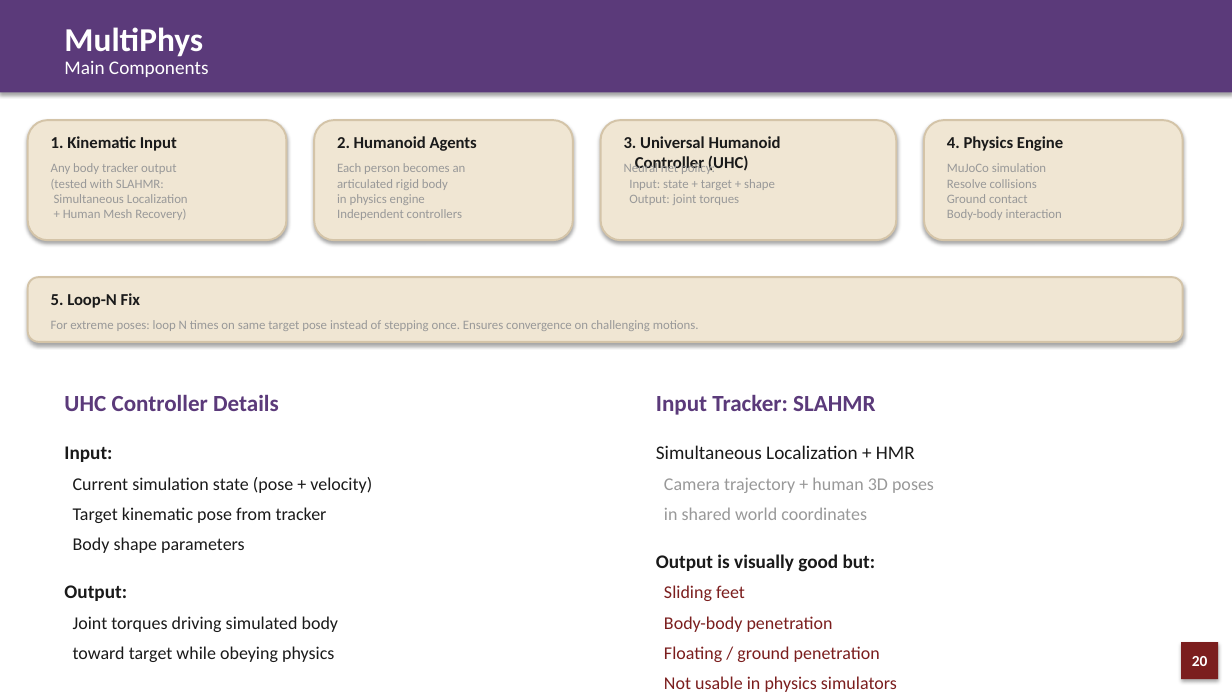
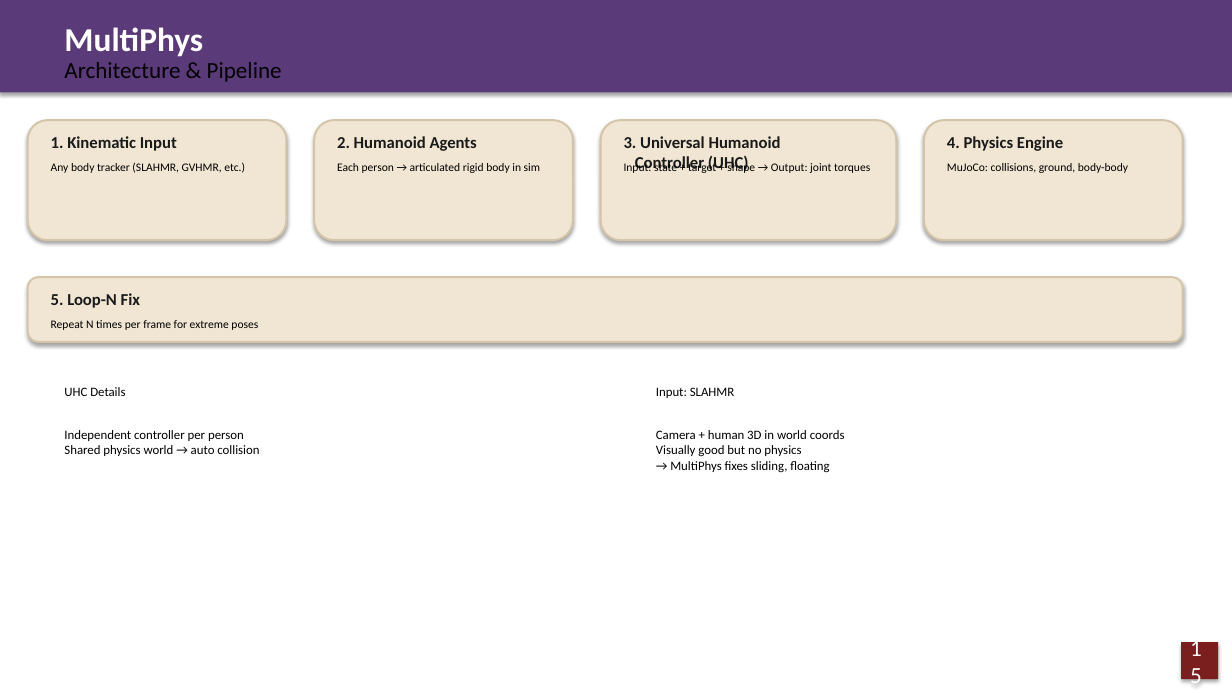
Before and after one commit to JCNTH/Pact3D, a slide deck: slide 15 of Paper_DeepDives.pptx (slide 20 before the commit). Drawn at 1232x693 pixels with LibreOffice and Linux fonts; fonts in the diff are those of the drawing. Boxes give left, top, right and bottom in pixels: in the first picture for what was removed or moved away, otherwise in the second. Text is boxed around its words. In the diff, an @@ line names an element or a change of style, - is before the commit and + after.

```diff
--- a/Paper_DeepDives.pptx
+++ b/Paper_DeepDives.pptx
@@ text at <box>64,62,282,82</box>: text changed; size 15 to 18 pt; text colour #FFFFFF to #000000 @@
-Main Components
+Architecture & Pipeline
@@ text at <box>51,162,245,173</box>: text changed; size 10 to 9 pt; text colour #999999 to #000000 @@
-Any body tracker output
-(tested with SLAHMR:
-Simultaneous Localization
-+ Human Mesh Recovery)
+Any body tracker (SLAHMR, GVHMR, etc.)
@@ text at <box>337,163,540,173</box>: text changed; size 10 to 9 pt; text colour #999999 to #000000 @@
-Each person becomes an
-articulated rigid body
-in physics engine
-Independent controllers
+Each person → articulated rigid body in sim
@@ text at <box>624,161,870,174</box>: text changed; size 10 to 9 pt; text colour #999999 to #000000 @@
-Neural net policy:
-Input: state + target + shape
-Output: joint torques
+Input: state + target + shape → Output: joint torques
@@ text at <box>947,163,1128,173</box>: text changed; size 10 to 9 pt; text colour #999999 to #000000 @@
-MuJoCo simulation
-Resolve collisions
-Ground contact
-Body-body interaction
+MuJoCo: collisions, ground, body-body
@@ text at <box>51,320,258,330</box>: text changed; size 10 to 9 pt; text colour #999999 to #000000 @@
-For extreme poses: loop N times on same target pose instead of stepping once. Ensures convergence on challenging motions.
+Repeat N times per frame for extreme poses
@@ text at <box>64,387,259,456</box>: text changed; size 14 to 10 pt; text colour #1A1A1A to #000000 @@
-UHC Controller Details
-Input:
-Current simulation state (pose + velocity)
-Target kinematic pose from tracker
-Body shape parameters
-Output:
-Joint torques driving simulated body
-toward target while obeying physics
-Each person: independent controller
-Shared physics world for interactions
+UHC Details
+Independent controller per person
+Shared physics world → auto collision
@@ text at <box>656,387,845,473</box>: text changed; size 14 to 10 pt; text colour #7B1E1E to #000000 @@
-Input Tracker: SLAHMR
-Simultaneous Localization + HMR
-Camera trajectory + human 3D poses
-in shared world coordinates
-Output is visually good but:
-Sliding feet
-Body-body penetration
-Floating / ground penetration
-Not usable in physics simulators
-MultiPhys fixes all of these
+Input: SLAHMR
+Camera + human 3D in world coords
+Visually good but no physics
+→ MultiPhys fixes sliding, floating
@@ text in rectangle at <box>1192,656,1208,666</box>: text changed; size 12 to 18 pt; bold off @@
-20
+15
```
Also in this commit, not shown: 16 other slides changed, 5 slides removed.
